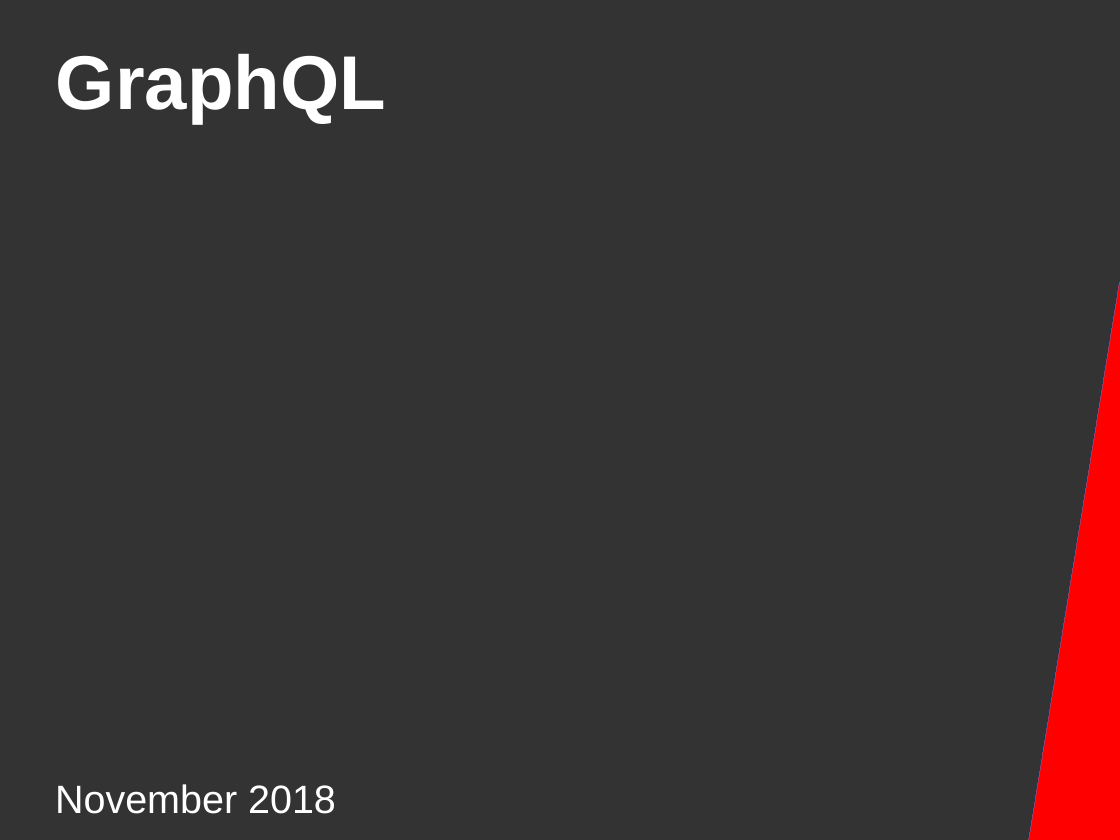
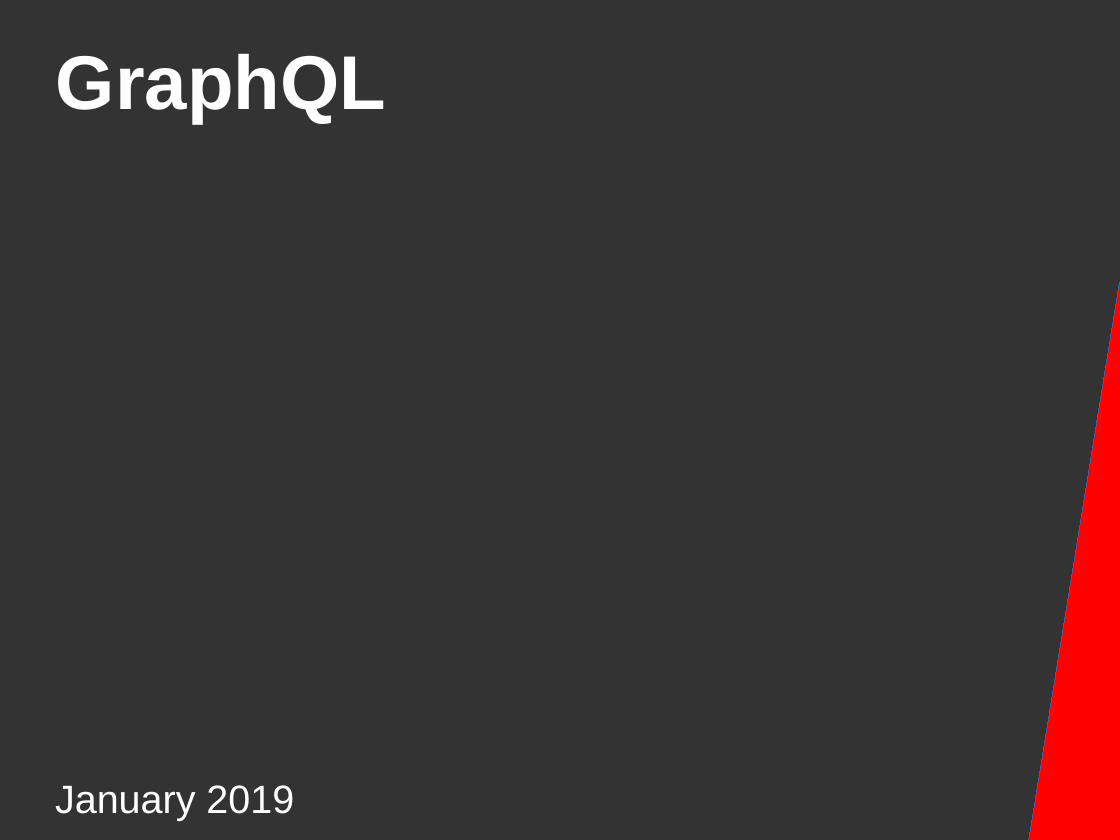
Before and after one commit to DanYellow/presentations, a slide deck: slide 1 of graphql/presentation.odp. Drawn at 1120x840 pixels with LibreOffice and Linux fonts; fonts in the diff are those of the drawing. Boxes give left, top, right and bottom in pixels: in the first picture for what was removed or moved away, otherwise in the second. Text is boxed around its words. In the diff, an @@ line names an element or a change of style, - is before the commit and + after.

Commit message:
Updates graphql presentation

```diff
--- a/graphql/presentation.odp
+++ b/graphql/presentation.odp
@@ title at [55, 785, 294, 821]: text changed @@
-November 2018
+January 2019
```
Also in this commit, not shown: 1 other file.
